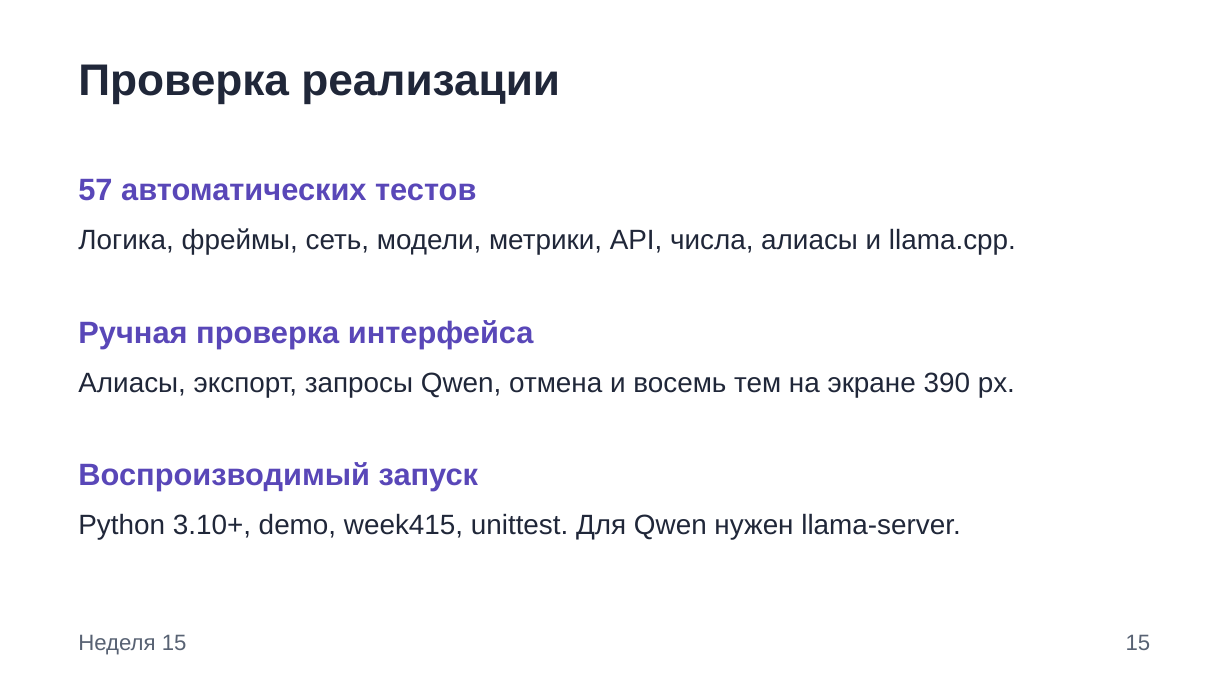
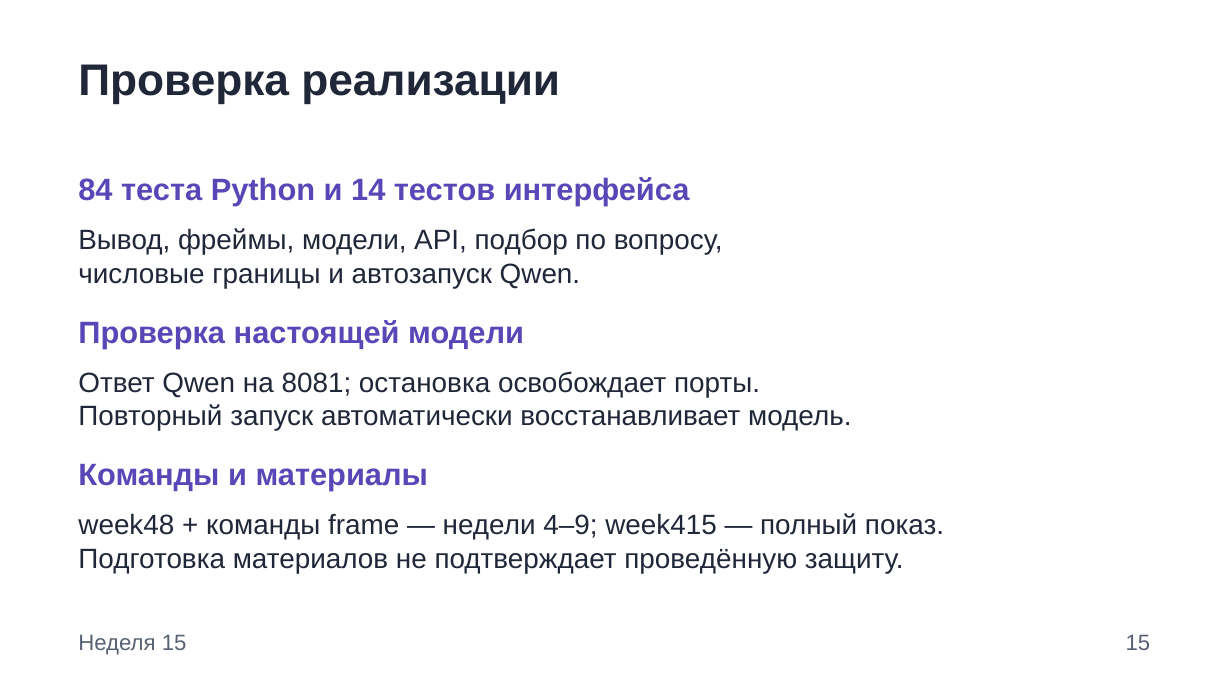
Before and after one commit to OverlordCrowley/SII, a slide deck: slide 15 of crypto-project-assistant/presentation/Cryptoscope_Weeks_04_15_Local_AI.pptx. Drawn at 1232x693 pixels with LibreOffice and Linux fonts; fonts in the diff are those of the drawing. Boxes give left, top, right and bottom in pixels: in the first picture for what was removed or moved away, otherwise in the second. Text is boxed around its words. In the diff, an @@ line names an element or a change of style, - is before the commit and + after.

```diff
--- a/crypto-project-assistant/presentation/Cryptoscope_Weeks_04_15_Local_AI.pptx
+++ b/crypto-project-assistant/presentation/Cryptoscope_Weeks_04_15_Local_AI.pptx
@@ text at bbox=[78, 177, 690, 206]: text changed @@
-57 автоматических тестов
+84 теста Python и 14 тестов интерфейса
@@ text at bbox=[78, 228, 723, 288]: text changed @@
-Логика, фреймы, сеть, модели, метрики, API, числа, алиасы и llama.cpp.
+Вывод, фреймы, модели, API, подбор по вопросу,
+числовые границы и автозапуск Qwen.
@@ text at bbox=[78, 320, 524, 348]: text changed @@
-Ручная проверка интерфейса
+Проверка настоящей модели
@@ text at bbox=[78, 371, 851, 431]: text changed @@
-Алиасы, экспорт, запросы Qwen, отмена и восемь тем на экране 390 px.
+Ответ Qwen на 8081; остановка освобождает порты.
+Повторный запуск автоматически восстанавливает модель.
@@ text at bbox=[78, 464, 428, 491]: text changed @@
-Воспроизводимый запуск
+Команды и материалы
@@ text at bbox=[78, 513, 944, 573]: text changed @@
-Python 3.10+, demo, week415, unittest. Для Qwen нужен llama-server.
+week48 + команды frame — недели 4–9; week415 — полный показ.
+Подготовка материалов не подтверждает проведённую защиту.
```
Also in this commit, not shown: 5 other slides changed, 37 other files.
